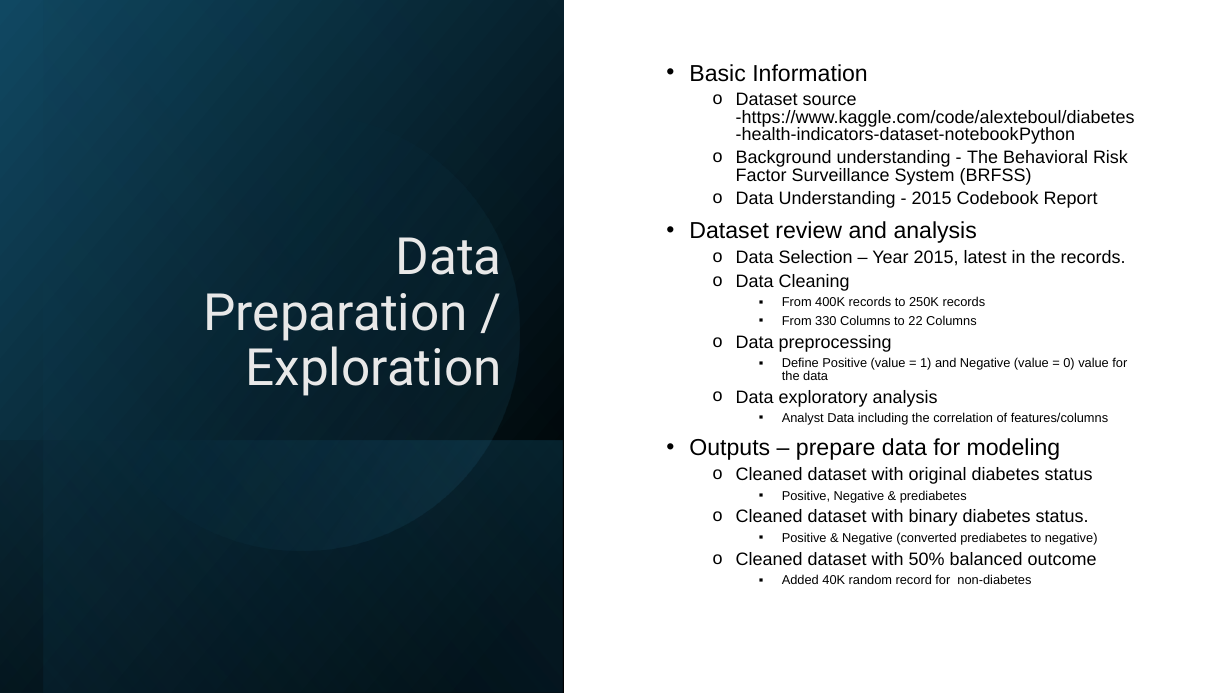
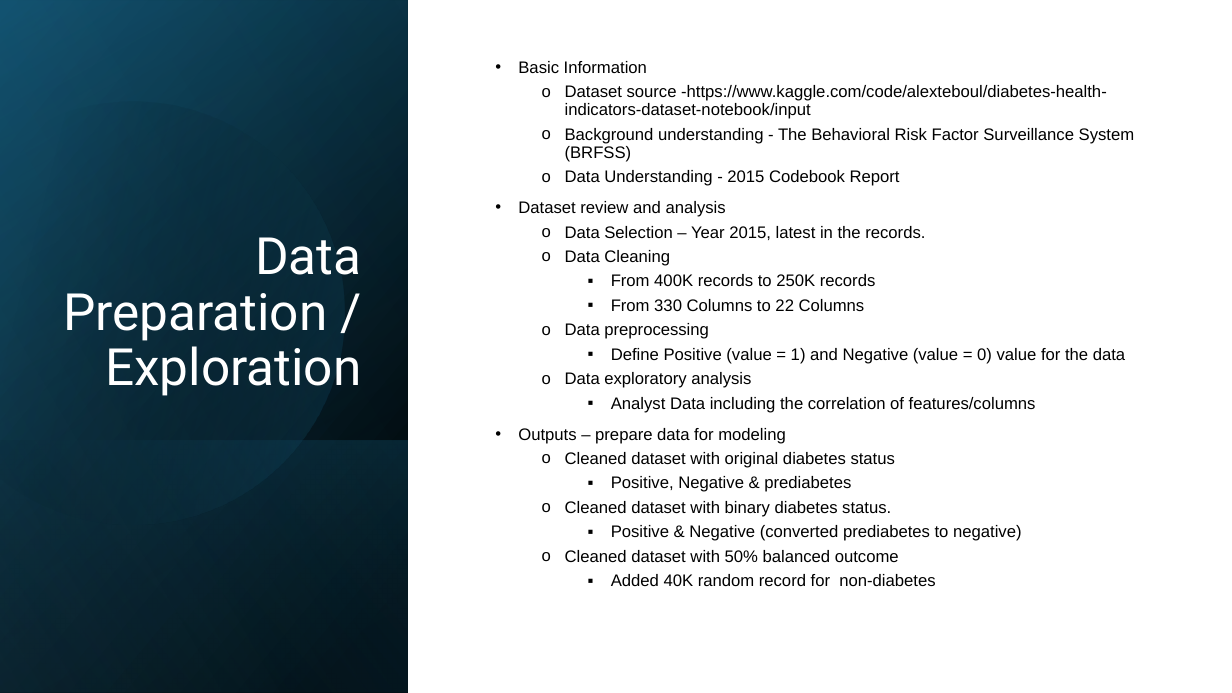
Before and after one commit to soonnyla/Capstone-Diabetes, a slide deck: slide 2 of Diabetes Analysis and Prediction.pptx (slide 10 before the commit). Drawn at 1232x693 pixels with LibreOffice and Linux fonts; fonts in the diff are those of the drawing. Boxes give left, top, right and bottom in pixels: in the first picture for what was removed or moved away, otherwise in the second. Text is boxed around its words. In the diff, an @@ line names an element or a change of style, - is before the commit and + after.

```diff
--- a/Diabetes Analysis and Prediction.pptx
+++ b/Diabetes Analysis and Prediction.pptx
@@ rectangle resized from (x1=0, y1=0, x2=564, y2=693) to (x1=0, y1=0, x2=409, y2=693) @@
@@ rectangle resized from (x1=44, y1=0, x2=564, y2=693) to (x1=0, y1=0, x2=409, y2=692) @@
@@ rectangle at (x1=0, y1=0, x2=409, y2=692): fill gradient #000000 to #156082 to gradient #000000 to #46B1E1 @@
@@ rectangle added at (x1=0, y1=0, x2=1232, y2=693), fill #FFFFFF @@
@@ rectangle added at (x1=0, y1=1, x2=409, y2=693), fill gradient #000000 to #156082 @@
@@ freeform shape added at (x1=0, y1=52, x2=395, y2=567), fill gradient #000000 to #156082 @@
@@ title "Data Preparation / Exploration" moved from (x1=204, y1=237, x2=502, y2=396) to (x1=63, y1=237, x2=361, y2=396) @@
@@ title "Data Preparation / Exploration" at (x1=63, y1=237, x2=361, y2=396): text colour #E8E8E8 to #FFFFFF @@
@@ ellipse removed at (x1=44, y1=74, x2=559, y2=589) @@
@@ text "Basic Information" moved from (x1=689, y1=64, x2=1135, y2=584) to (x1=518, y1=61, x2=1135, y2=586) @@
@@ text at (x1=518, y1=61, x2=1135, y2=586): size 18 to 13 pt in "Basic Information", "Dataset review and analysis", "Outputs – prepare data for modeling"; size 14 to 13 pt in "Background understanding - The Behavioral Risk Factor ...", "Data Understanding - 2015 Codebook Report", "Data Selection – Year 2015, latest in ...", "Data Cleaning" and 5 more places; size 10 to 13 pt in "From 400K records to 250K records", "From 330 Columns to 22 Columns", "Define Positive (value = 1) and Negative ...", "Analyst Data including the correlation of features/columns" and 3 more places; line spacing 0.8 to 0.9 @@
@@ text at (x1=565, y1=85, x2=1107, y2=119): text changed; size 14 to 13 pt @@
-  o Dataset source -https://www.kaggle.com/code/alexteboul/diabetes-health-indicators-dataset-notebookPython
+  o Dataset source -https://www.kaggle.com/code/alexteboul/diabetes-health-indicators-dataset-notebook/input
@@ rectangle resized from (x1=0, y1=440, x2=563, y2=693) to (x1=0, y1=440, x2=409, y2=693) @@
```
Also in this commit, not shown: 10 other slides changed, 3 slides added, 1 other file.
